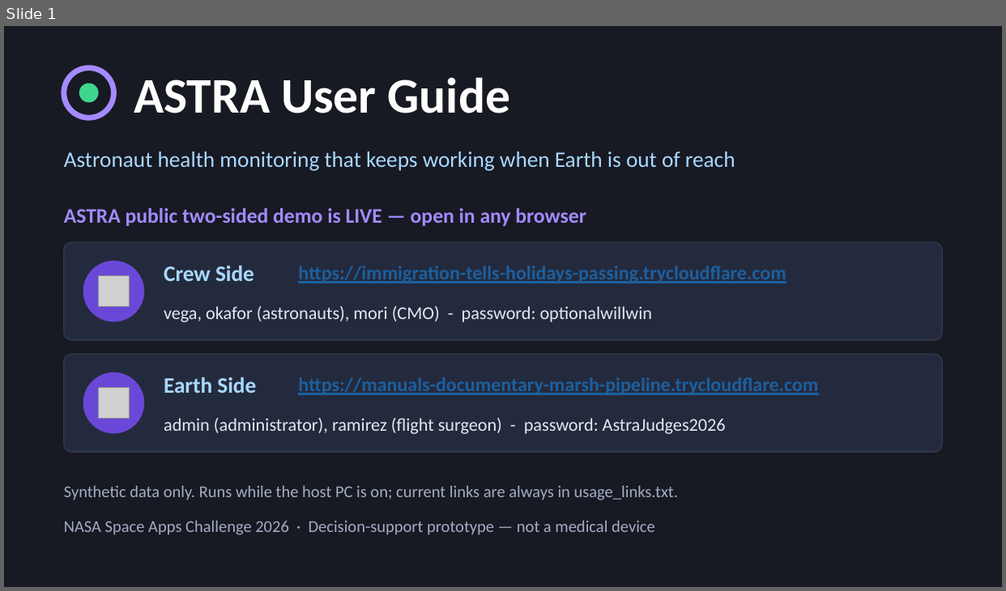
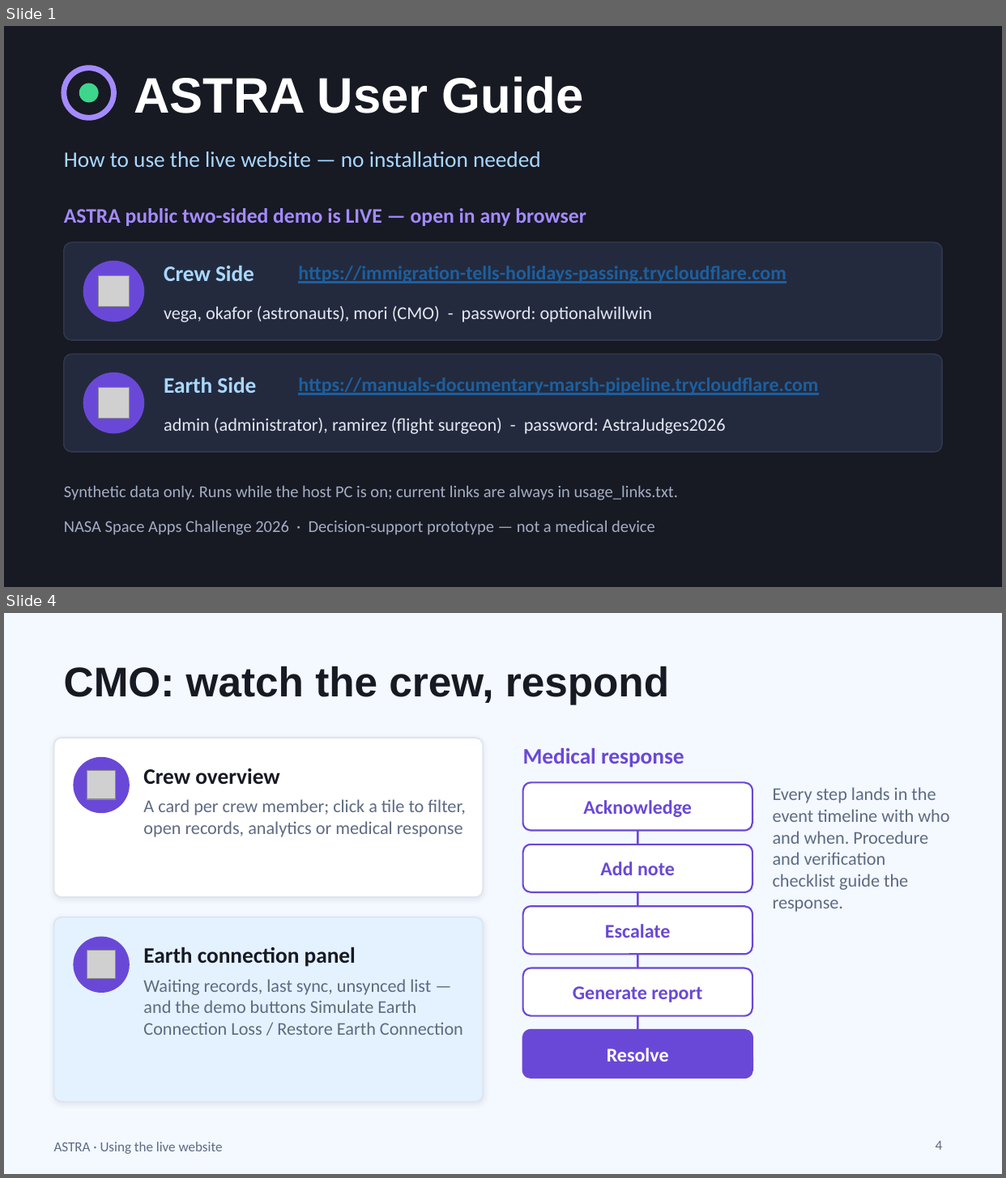
Before and after one commit to optional2026/nasa-challenge-2026, a slide deck: presentation/ASTRA_User_Guide.pptx. Shown one above the other, each under a label of ours: slide 1 before the commit, slides 1 and 4 after it; the slides between them are not shown. The pictures are 1006x591 and 1006x1178 pixels, drawn with LibreOffice and Linux fonts; fonts in the diff are those of the drawing; grey boxes stand for pictures. Boxes give left, top, right and bottom in pixels: in the first picture for what was removed or moved away, otherwise in the second. Text is boxed around its words. In the diff, an @@ line names an element or a change of style, - is before the commit and + after.

```diff
--- a/presentation/ASTRA_User_Guide.pptx
+++ b/presentation/ASTRA_User_Guide.pptx
@@ slide 4 added at [4,613,1002,1174], background #F4F8FF @@
@@ title added at [64,666,669,705], 30 pt, text #171923, bold @@
+CMO: watch the crew, respond
@@ rounded rectangle added at [54,738,483,897], fill #FFFFFF, outline #DCE5F0 1 pt @@
@@ ellipse added at [74,758,129,812], fill #6A48D7, outline #6A48D7 1 pt @@
@@ text added at [523,748,684,768], 16 pt, text #6A48D7, bold @@
+Medical response
@@ picture added at [87,771,116,799] @@
@@ text added at [143,769,279,785], 16 pt, text #171923, bold @@
+Crew overview
@@ rounded rectangle added at [523,782,752,831], fill #FFFFFF, outline #6A48D7 1.25 pt @@
@@ text added at [143,799,465,837], 13 pt, text #5E6B82 @@
+A card per crew member; click a tile to filter, open records, analytics or medical response
@@ text added at [583,800,692,817], 14 pt, text #6A48D7, bold @@
+Acknowledge
@@ text added at [773,787,949,912], 13 pt, text #5E6B82 @@
+Every step lands in the event timeline with who and when. Procedure and verification checklist guide the response.
@@ line added from (637, 831) to (637, 845), #6A48D7 1.5 pt @@
@@ rounded rectangle added at [523,845,752,892], fill #FFFFFF, outline #6A48D7 1.25 pt @@
@@ text added at [600,862,675,875], 14 pt, text #6A48D7, bold @@
+Add note
@@ line added from (637, 892) to (637, 906), #6A48D7 1.5 pt @@
@@ rounded rectangle added at [54,918,483,1102], fill #E4F2FF, outline #DCE5F0 1 pt @@
@@ rounded rectangle added at [523,906,752,954], fill #FFFFFF, outline #6A48D7 1.25 pt @@
@@ text added at [605,924,671,938], 14 pt, text #6A48D7, bold @@
+Escalate
@@ ellipse added at [74,937,129,992], fill #6A48D7, outline #6A48D7 1 pt @@
@@ picture added at [87,950,116,979] @@
@@ text added at [143,947,356,967], 16 pt, text #171923, bold @@
+Earth connection panel
@@ rounded rectangle added at [523,969,752,1016], fill #FFFFFF, outline #6A48D7 1.25 pt @@
@@ line added from (637, 954) to (637, 969), #6A48D7 1.5 pt @@
@@ text added at [143,979,463,1035], 13 pt, text #5E6B82 @@
+Waiting records, last sync, unsynced list — and the demo buttons Simulate Earth Connection Loss / Restore Earth Connection
@@ text added at [573,986,702,1003], 14 pt, text #6A48D7, bold @@
+Generate report
@@ line added from (637, 1016) to (637, 1030), #6A48D7 1.5 pt @@
@@ rounded rectangle added at [523,1030,752,1078], fill #6A48D7, outline #6A48D7 1.25 pt @@
@@ text added at [607,1048,669,1062], 14 pt, text #FFFFFF, bold @@
+Resolve
@@ text added at [54,1142,223,1154], 10 pt, text #5E6B82 @@
+ASTRA · Using the live website
@@ page number added at [936,1141,943,1150], 10 pt, text #5E6B82 @@
+4
@@ slide 1 changed as well @@
@@ text "ASTRA User Guide" at [134,76,583,113]: font Calibri to Arial @@
@@ text at [64,152,541,167]: text changed @@
-Astronaut health monitoring that keeps working when Earth is out of reach
+How to use the live website — no installation needed
```
Also in this commit, not shown: 1 other slide changed, 4 other slides added, 5 slides removed, 1 other file.
